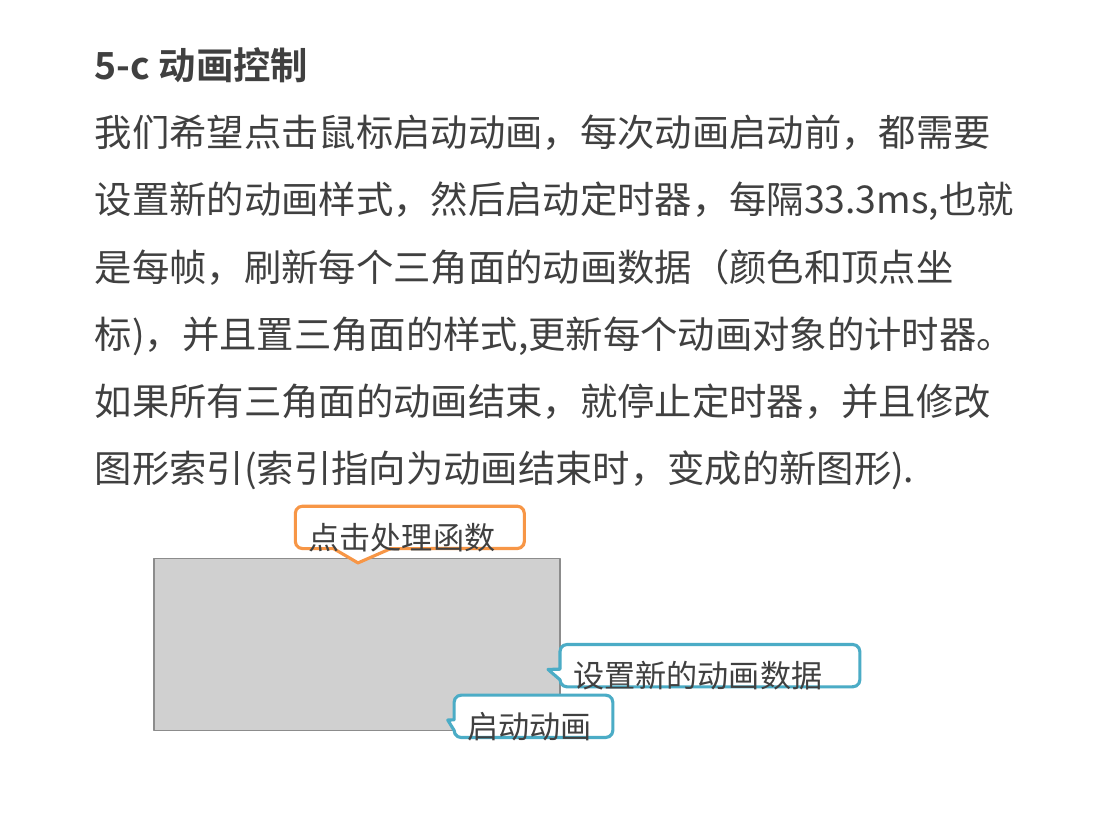
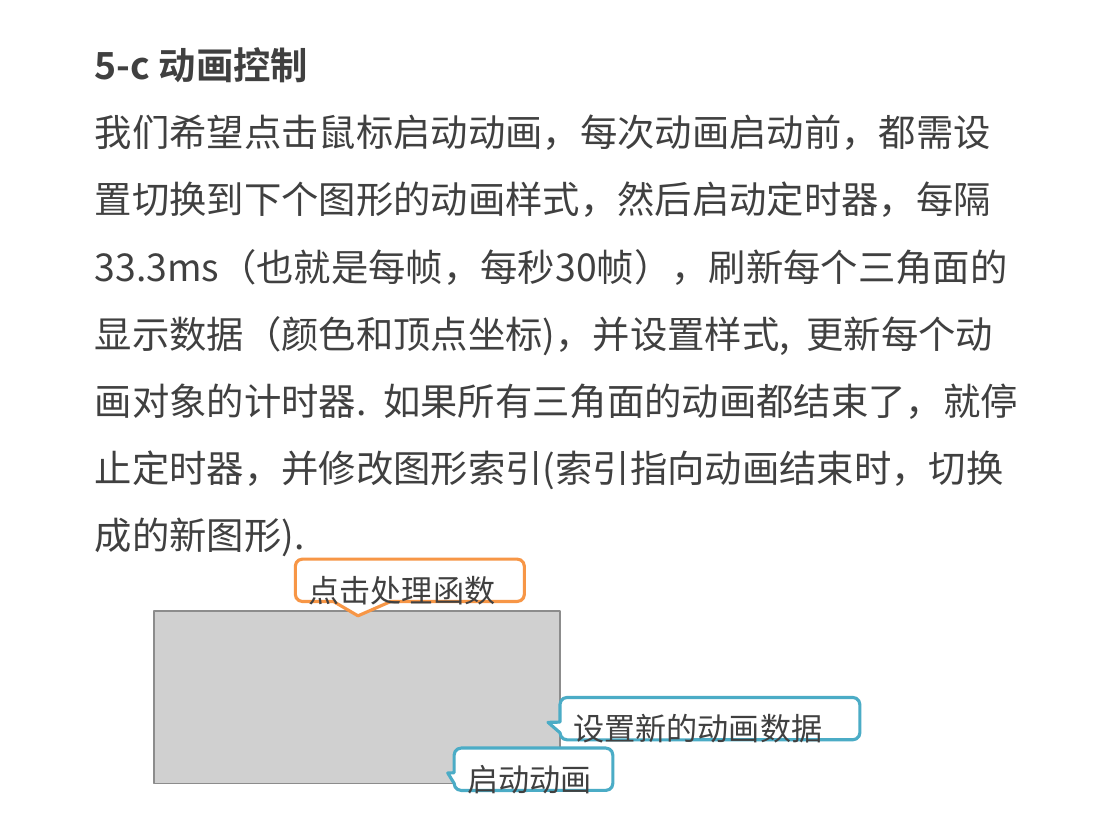
Before and after one commit to kong66/webAni, a slide deck: slide 19 of 23-svg-low-poly-transform/23.pptx. Drawn at 1120x840 pixels with LibreOffice and Linux fonts; fonts in the diff are those of the drawing; grey boxes stand for pictures. Boxes give left, top, right and bottom in pixels: in the first picture for what was removed or moved away, otherwise in the second. Text is boxed around its words. In the diff, an @@ line names an element or a change of style, - is before the commit and + after.

```diff
--- a/23-svg-low-poly-transform/23.pptx
+++ b/23-svg-low-poly-transform/23.pptx
@@ text at [95, 114, 1018, 560]: text changed @@
-我们希望点击鼠标启动动画，每次动画启动前，都需要设置新的动画样式，然后启动定时器，每隔33.3ms,也就是每帧，刷新每个三角面的动画数据（颜色和顶点坐标)，并且置三角面的样式,更新每个动画对象的计时器。如果所有三角面的动画结束，就停止定时器，并且修改图形索引(索引指向为动画结束时，变成的新图形).
+我们希望点击鼠标启动动画，每次动画启动前，都需设置切换到下个图形的动画样式，然后启动定时器，每隔33.3ms（也就是每帧，每秒30帧），刷新每个三角面的显示数据（颜色和顶点坐标)，并设置样式, 更新每个动画对象的计时器. 如果所有三角面的动画都结束了，就停止定时器，并修改图形索引(索引指向动画结束时，切换成的新图形).
@@ 2 rounded speech boxes, 1 picture: place and size @@
-2 rounded speech boxes, 1 picture at [153, 506, 860, 730]
+2 rounded speech boxes, 1 picture at [153, 559, 860, 784]
@@ rounded speech box "启动动画": place and size @@
-rounded speech box "启动动画" at [455, 696, 614, 738]
+rounded speech box "启动动画" at [455, 748, 614, 791]
```
Also in this commit, not shown: 20 other slides changed, 2 slides added, 1 slide removed, 2 other files.
